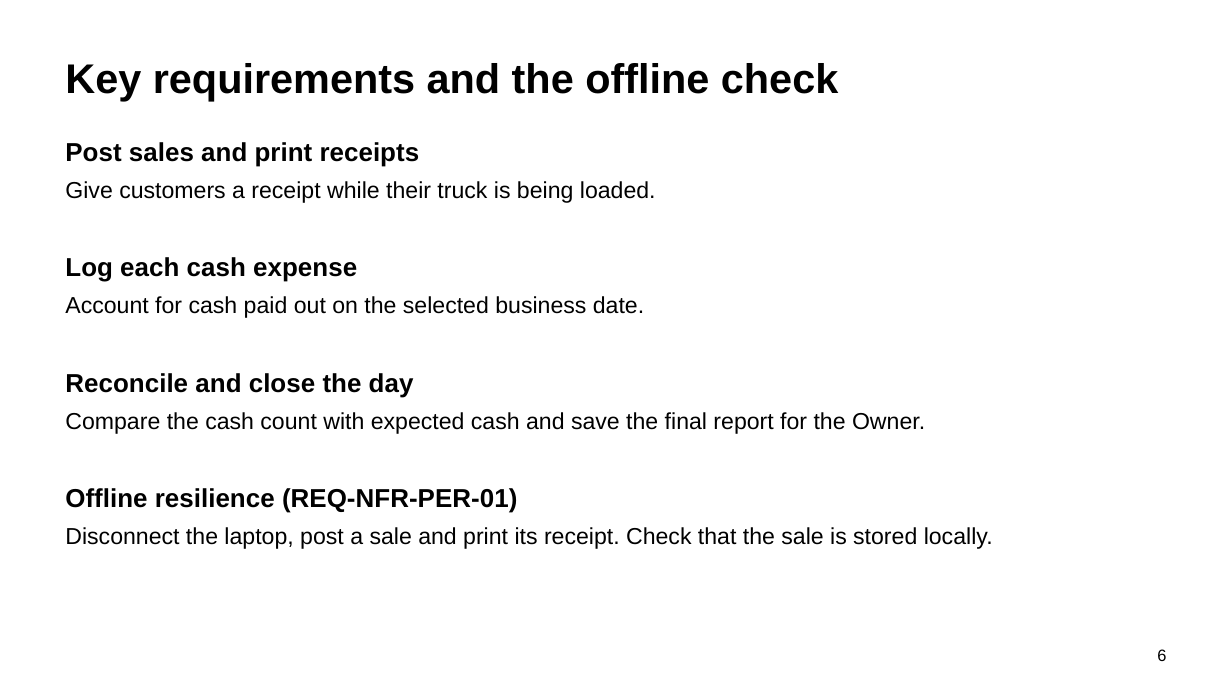
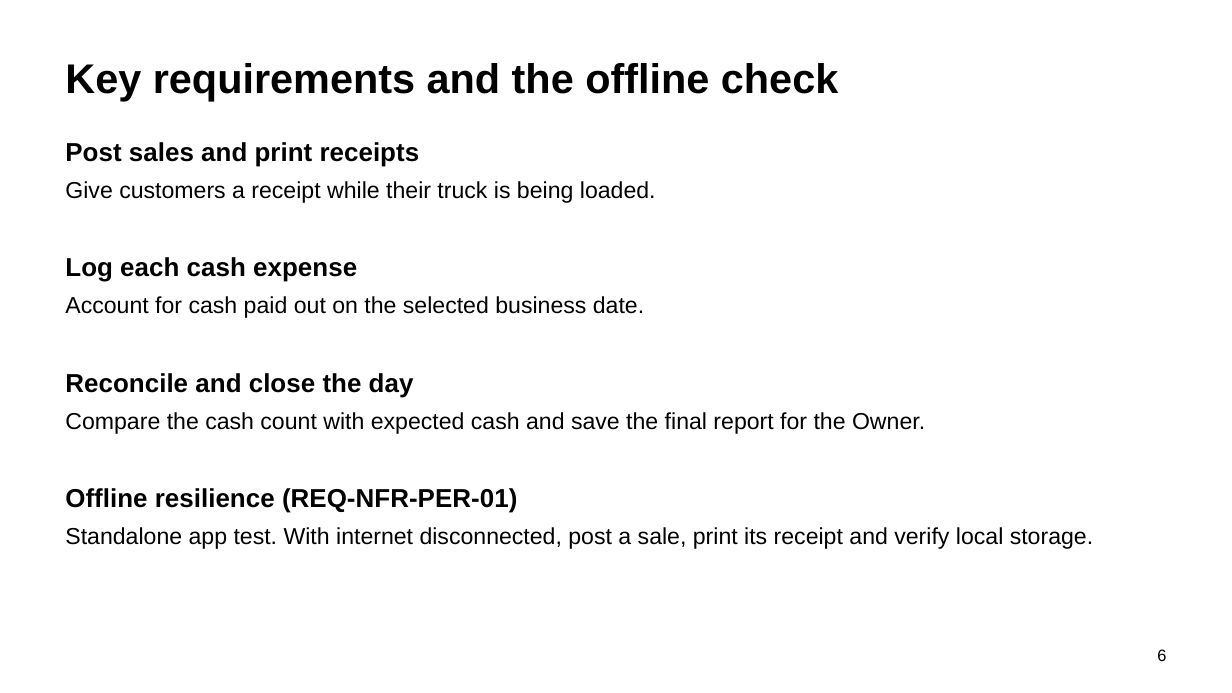
Before and after one commit to mugmarp/requirements-engineering-project-exercise, a slide deck: slide 6 of project_deliverables/PhaseFinal_Grand-Project-Presentation.pptx. Drawn at 1232x693 pixels with LibreOffice and Linux fonts; fonts in the diff are those of the drawing. Boxes give left, top, right and bottom in pixels: in the first picture for what was removed or moved away, otherwise in the second. Text is boxed around its words. In the diff, an @@ line names an element or a change of style, - is before the commit and + after.

```diff
--- a/project_deliverables/PhaseFinal_Grand-Project-Presentation.pptx
+++ b/project_deliverables/PhaseFinal_Grand-Project-Presentation.pptx
@@ text at (65, 527, 1093, 549): text changed @@
-Disconnect the laptop, post a sale and print its receipt. Check that the sale is stored locally.
+Standalone app test. With internet disconnected, post a sale, print its receipt and verify local storage.
```
Also in this commit, not shown: 2 other slides changed, 24 other files.
